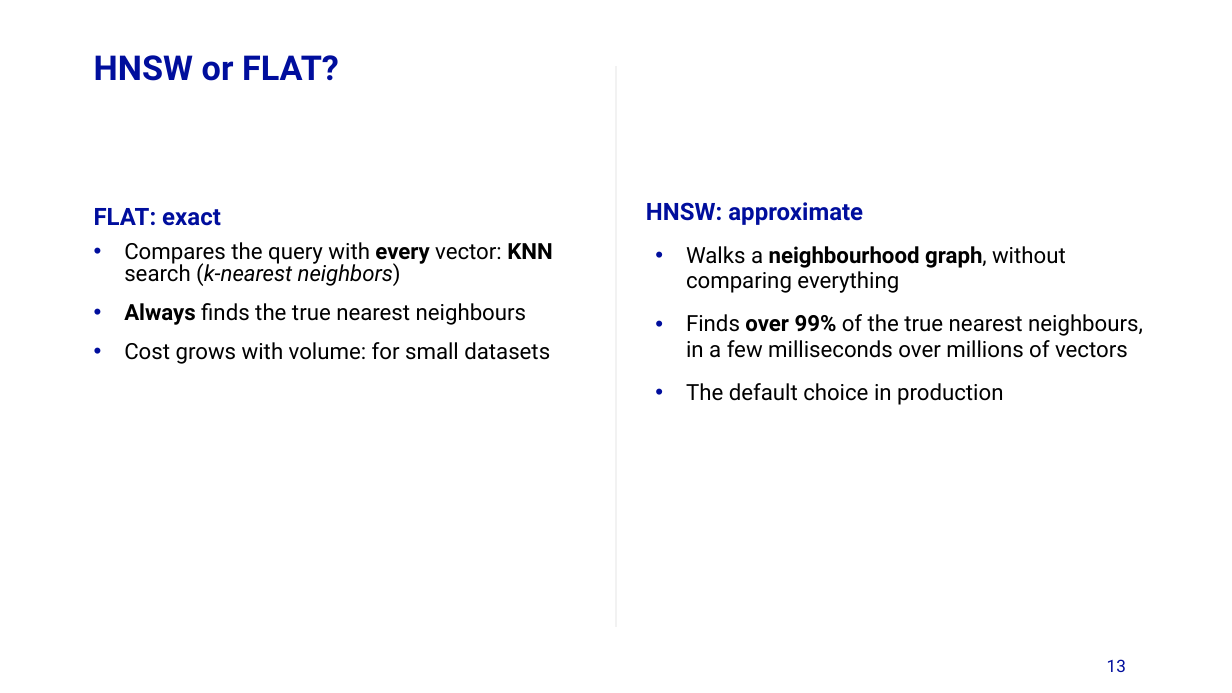
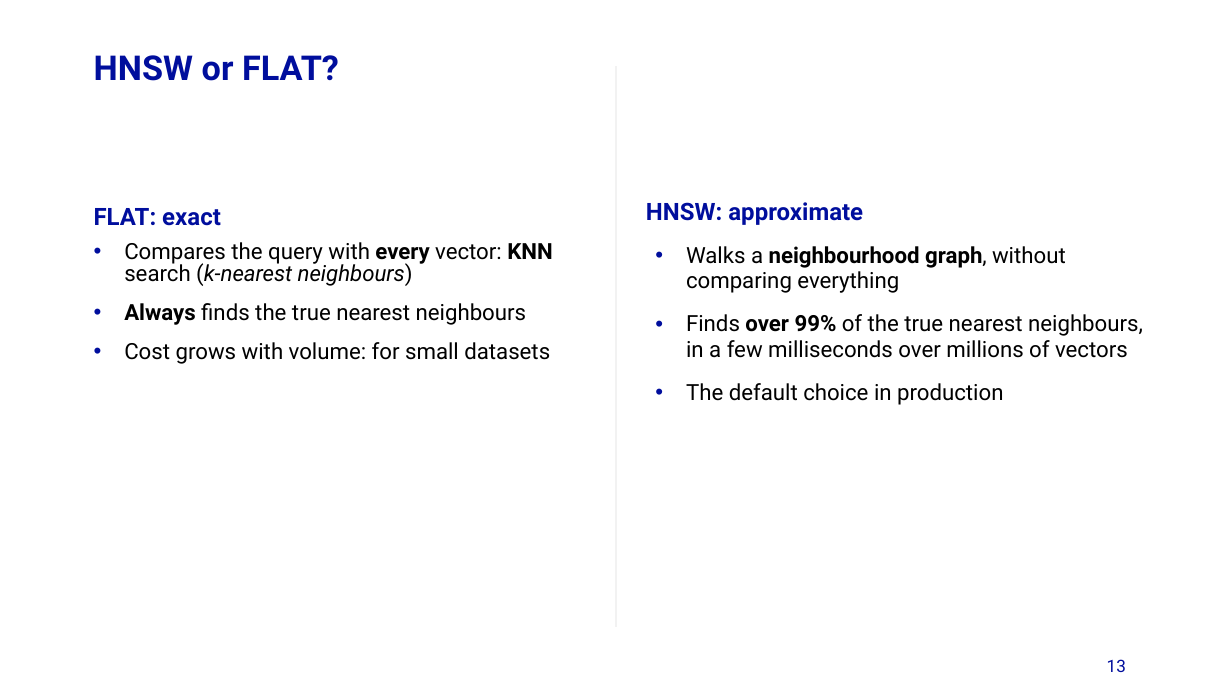
Before and after one commit to pvr-aiven/ovhaisummit2026-valkey-ai, a slide deck: slide 13 of valkey-ai-summit2026-en.pptx. Drawn at 1232x693 pixels with LibreOffice and Linux fonts; fonts in the diff are those of the drawing; background and template pictures are left out. Boxes give left, top, right and bottom in pixels: in the first picture for what was removed or moved away, otherwise in the second. Text is boxed around its words. In the diff, an @@ line names an element or a change of style, - is before the commit and + after.

```diff
--- a/valkey-ai-summit2026-en.pptx
+++ b/valkey-ai-summit2026-en.pptx
@@ text at (x1=124, y1=242, x2=552, y2=286): text changed @@
-• Compares the query with every vector: KNN search (k-nearest neighbors)
+• Compares the query with every vector: KNN search (k-nearest neighbours)
```
Also in this commit, not shown: 2 other slides changed, 1 slide added, 8 other files.
